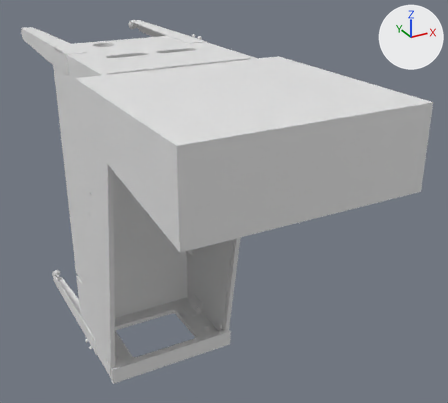
The glTF model assets/cao/caisse.glb, before and after one commit.
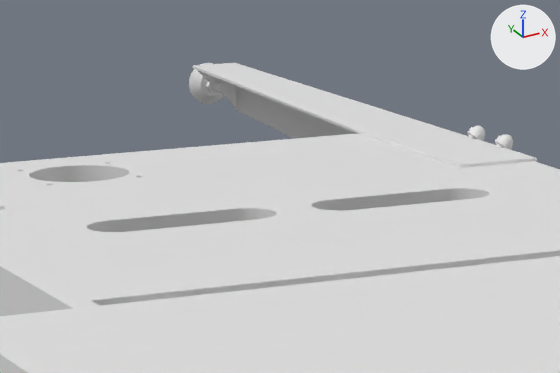
The first picture shows the older version from a 50 mm camera at (-590.0, -2454.0, 1719.0) aimed at (500.0, -473.0, 728.0). The close-ups show the older and then the newer version on the part from 19% to 47% of the width and 1% to 22% of the height of that picture. Only the edits that show in the close-ups are written down. Lighting does not change. The marker at upper right points along +X, +Y and +Z.

The first close-up shows 'arriere', 'flanc_G', 'fronton_cote_G', 'fronton_dessous', 'fronton_fond', 'pied_ARD', 'quincaillerie_ARD' and 1 more.
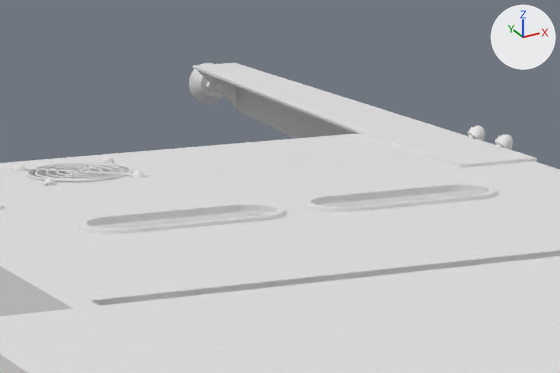
Pixel boxes (x1, y1, x2, y2) of what changed, in the close-ups (560 x 373 px):
'finition_ouies', added
    after: (77, 183, 498, 234)
'finition_grille_ventil', added
    after: (10, 157, 150, 186)

The edits, one by one:
Mesh me_finition_ouies is new.
It has 628 vertices, 1216 faces and spans x 98.0..461.0, y -369.0..-303.0, z 1297.0..1311.0.
Mesh me_finition_grille_ventil is new.
It has 9168 vertices, 18296 faces and spans x 134.4..229.6, y -134.6..-39.4, z 1308.1..1313.8.
Object 'finition_ouies' (ob_finition_ouies) is new; it shows me_finition_ouies.
Its location is (0.0, 0.0, 0.0).
Object 'finition_grille_ventil' (ob_finition_grille_ventil) is new; it shows me_finition_grille_ventil.
Its location is (0.0, 0.0, 0.0).
